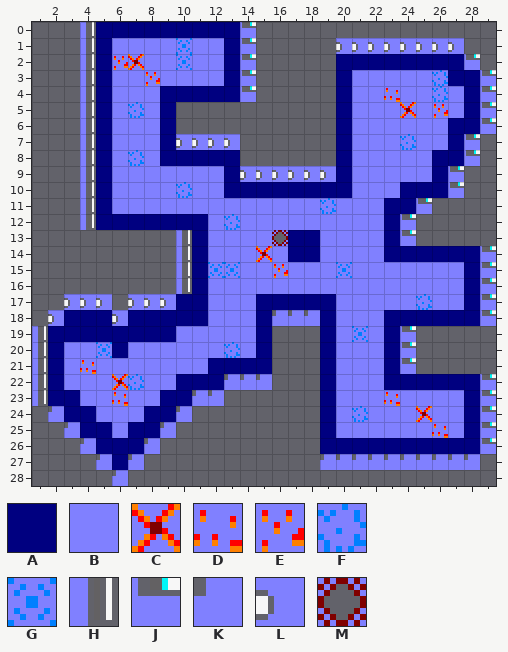
Tiled map -- splatun/assets/World1/Level13/Level13.tmx. Above is the file before it was changed.
Cells are 8x8 px. Shown: x 1..29, y 0..28.
Key: from "Tileset": A 14, B 16, C 17, D 20, E 21, F 22, G 23, H 25, J 26, K 27, L 28, M 30.
_ is an empty cell.
Layer "Tile Layer 1" before, first column x 1:
 0 ___HAAAAAAAAAJ_______________
 1 ___HABBBBGBBAJ_____LLLLLLLL__
 2 ___HAECBBGBBAJ_____AAAAAAAAJ_
 3 ___HABBEBBBBAJ_____ABBBBBFAAJ
 4 ___HABBBAAAAAJ_____ABBDBBFBAJ
 5 ___HABFBA__________ABBBCBEBAJ
 6 ___HABBBA__________ABBBBBBAAJ
 7 ___HABBBALLLL______ABBBFBBAJ_
 8 ___HABFBAAAAA______ABBBBBAAJ_
 9 ___HABBBBBBBALLLLLLABBBBBAJ__
10 ___HABBBBFBBAAAAAAAABBBAAAJ__
11 ___HABBBBBBBBBBBBBFBBBAAJ____
12 ___HAAAAAAABFBBBBBBBBBAJ_____
13 _________HABBBBMAABBBBAJ_____
14 _________HABBBCBAABBBBAAAAAAJ
15 _________HAGGBBEBBBGBBBBBBBAJ
16 _________HABBBBBBBBBBBBBBBBAJ
17 __LLL_LLLAABBBAAAAABBBBBFBBAJ
18 _LAAALAAAAABBBAKKKABBBAAAAAAJ
19 HAAAAAAAABBBBBA___ABGBAJ_____
20 HABBGABBBBBBFBA___ABBBAJ_____
21 HABDBBBBBBBAAAA___ABBBAJ_____
22 HABBBCFBBAAAKKK___ABBBAAAAAAJ
23 HAABBDBBAAKK______ABBBDBBBBAJ
24 _KAABBBAAK________ABFBBBCBBAJ
25 __KAABAAK_________ABBBBBBDBAJ
26 ___KAAAK__________AAAAAAAAAAJ
27 ____KAK___________KKKKKKKKKK_
28 _____K_______________________
The same view after the edit:
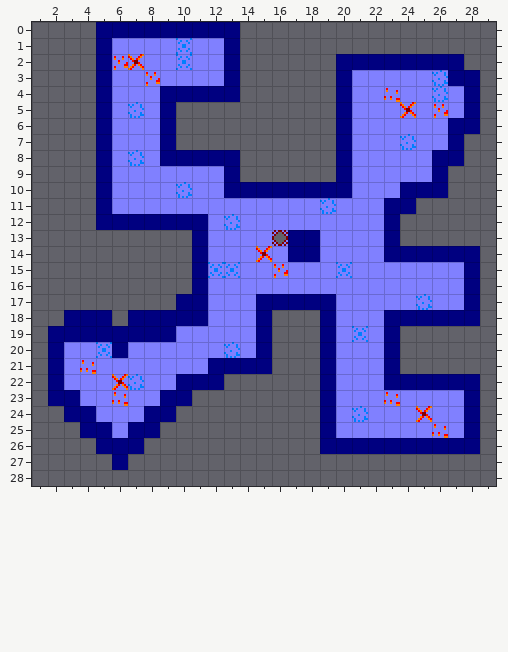
What changed:
Layer "Tile Layer 1":
Tile H is removed in rows 0 to 12 at x 4; in rows 13 to 16 at x 10; in rows 19 to 23 at x 1.
Tile J is removed in rows 0 to 1 at x 14; in row 2 at x 14 and 28; in rows 3 to 4 at x 14 and 29; in rows 5 to 6 at x 29; in rows 7 to 8 at x 28; in rows 9 to 10 at x 27.
Tile J is removed in row 11 at x 25; in rows 12 to 13 at x 24; in rows 14 to 18 at x 29; in rows 19 to 21 at x 24; in rows 22 to 26 at x 29.
Tile K is removed in row 18 at x 16 to 18; in row 22 at x 13 to 15; in row 23 at x 11 to 12; in row 24 at x 2 and 10; in row 25 at x 3 and 9; in row 26 at x 4 and 8.
Tile K is removed in row 27 at x 5, 7 and 19 to 28; in row 28 at x 6.
Tile L is removed in row 1 at x 20 to 27; in row 7 at x 10 to 13; in row 9 at x 14 to 19; in row 17 at x 3 to 5 and 7 to 9; in row 18 at x 2 and 6.
